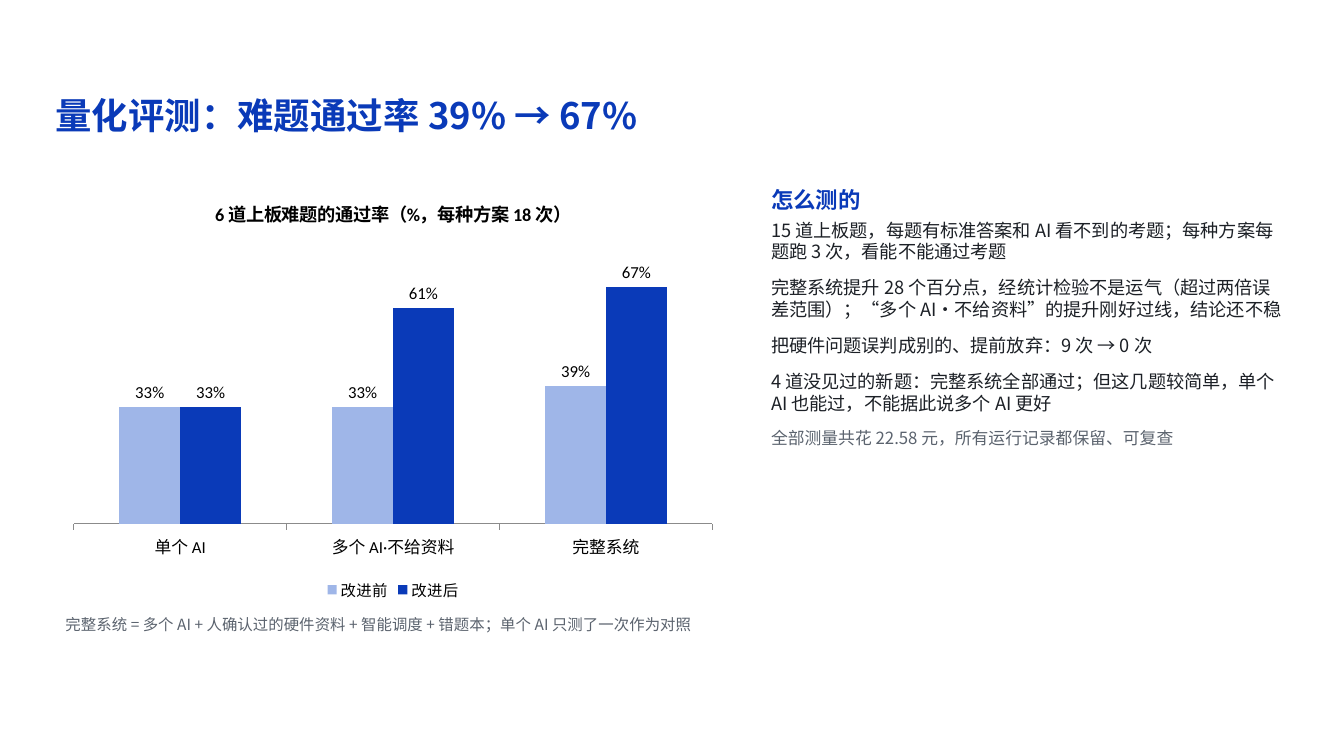
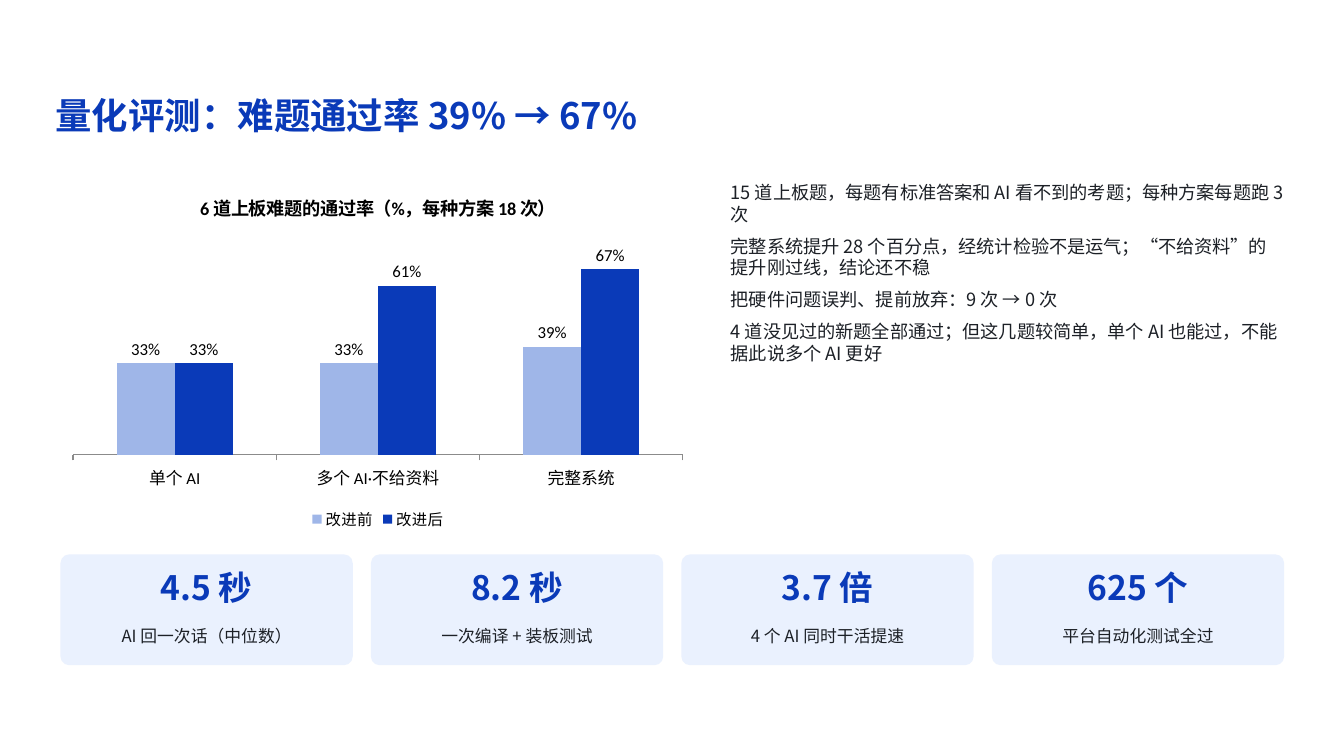
Before and after one commit to z-xxkk/firmforge, a slide deck: slide 17 of submission/方案讲解.pptx (slide 14 before the commit). Drawn at 1344x756 pixels with LibreOffice and Linux fonts; fonts in the diff are those of the drawing; background and template pictures are left out. Boxes give left, top, right and bottom in pixels: in the first picture for what was removed or moved away, otherwise in the second. Text is boxed around its words. In the diff, an @@ line names an element or a change of style, - is before the commit and + after.

```diff
--- a/submission/方案讲解.pptx
+++ b/submission/方案讲解.pptx
@@ column chart: place and size @@
-column chart at [60, 181, 726, 605]
+column chart at [60, 176, 696, 534]
@@ text at [731, 183, 1283, 362]: text changed @@
-怎么测的
-15 道上板题，每题有标准答案和 AI 看不到的考题；每种方案每题跑 3 次，看能不能通过考题
-完整系统提升 28 个百分点，经统计检验不是运气（超过两倍误差范围）；“多个 AI·不给资料”的提升刚好过线，结论还不稳
-把硬件问题误判成别的、提前放弃：9 次 → 0 次
-4 道没见过的新题：完整系统全部通过；但这几题较简单，单个 AI 也能过，不能据此说多个 AI 更好
-全部测量共花 22.58 元，所有运行记录都保留、可复查
+15 道上板题，每题有标准答案和 AI 看不到的考题；每种方案每题跑 3 次
+完整系统提升 28 个百分点，经统计检验不是运气；“不给资料”的提升刚过线，结论还不稳
+把硬件问题误判、提前放弃：9 次 → 0 次
+4 道没见过的新题全部通过；但这几题较简单，单个 AI 也能过，不能据此说多个 AI 更好
@@ rounded rectangle added at [60, 555, 353, 665], fill #EAF1FE @@
@@ rounded rectangle added at [371, 555, 663, 665], fill #EAF1FE @@
@@ rounded rectangle added at [682, 555, 974, 665], fill #EAF1FE @@
@@ rounded rectangle added at [992, 555, 1285, 665], fill #EAF1FE @@
@@ text added at [161, 571, 253, 603], 24 pt, text #0A3AB8, bold @@
+4.5 秒
@@ text added at [471, 571, 563, 603], 24 pt, text #0A3AB8, bold @@
+8.2 秒
@@ text added at [782, 571, 874, 603], 24 pt, text #0A3AB8, bold @@
+3.7 倍
@@ text added at [1088, 571, 1189, 603], 24 pt, text #0A3AB8, bold @@
+625 个
@@ text removed at [65, 617, 691, 633] @@
-完整系统 = 多个 AI + 人确认过的硬件资料 + 智能调度 + 错题本；单个 AI 只测了一次作为对照
@@ text added at [122, 628, 291, 644], 12 pt, text #1C2026 @@
+AI 回一次话（中位数）
@@ text added at [441, 628, 593, 644], 12 pt, text #1C2026 @@
+一次编译 + 装板测试
@@ text added at [751, 628, 904, 644], 12 pt, text #1C2026 @@
+4 个 AI 同时干活提速
@@ text added at [1062, 628, 1213, 644], 12 pt, text #1C2026 @@
+平台自动化测试全过
```
Also in this commit, not shown: 3 other slides changed, 4 slides added, 3 slides removed, 9 other files.
